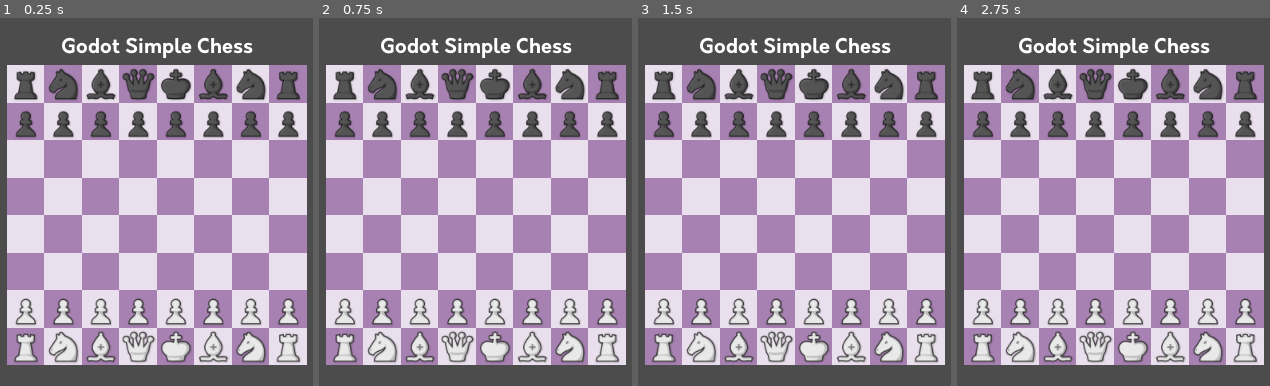
Above: before the commit, frames 1-4 (left to right).
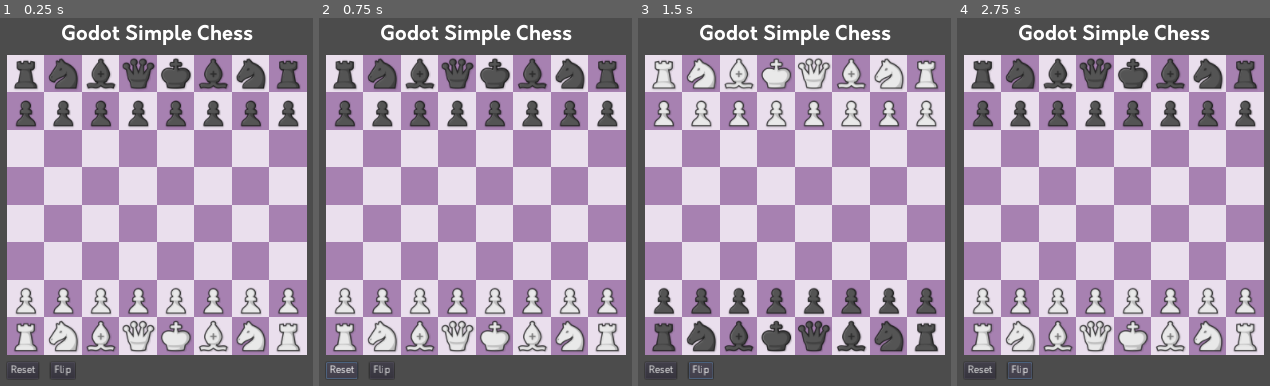
Above: after the commit, the same moments.

Repository: thearst3rd/stopwaitingforgodot-chess
Game: Godot game, scene res://src/Game.tscn
The game is run twice, just before and just after one commit, with the same random seed, the same clock (stepped at 60 frames per second) and the same inputs.
Inputs (mouse positions are in pixels of both pictures, inside the frame that each line leads up to):
- Up to frame 1 (0.25 s): no input
- Up to frame 2 (0.75 s): click (340, 371) at 0.5 s, where only the run after the commit has a clickable "Reset"
- Up to frame 3 (1.5 s): click (700, 371) at 1.25 s, where only the run after the commit has a clickable "Flip"
- Up to frame 4 (2.75 s): click (1019, 371) at 2 s, where only the run after the commit has a clickable "Flip"

The runs differ from the first frame. In frame 1, 36% of the frame differs, in the area x 2-99%, y 1-98%; in frame 2, 36%; in frame 3, 39%, in the area x 2-99%, y 1-99%; in frame 4, 36%.

Commit message:
Added reset and flip buttons

Diff:
--- a/project.godot
+++ b/project.godot
@@ -25,7 +25,6 @@
 
 [gui]
 
-theme/use_hidpi=true
 theme/custom_font="res://assets/orkney/Orkney.tres"
 
 [physics]
--- a/src/Board.gd
+++ b/src/Board.gd
@@ -6,6 +6,39 @@
 
 const Square = preload("Square.tscn")
 
+
+func setup_board():
+	for square in get_children():
+		# Hard code piece graphics for now
+		var col = "w" if square.rank < 5 else "b"
+		var piece = null
+
+		if square.rank == 2 or square.rank == 7:
+			piece = "P"
+		if square.rank == 1 or square.rank == 8:
+			match square.file:
+				1, 8: piece = "R"
+				2, 7: piece = "N"
+				3, 6: piece = "B"
+				4:    piece = "Q"
+				5:    piece = "K"
+
+		if piece != null:
+			square.get_node("Piece").texture = load("res://assets/tatiana/" + col + piece + ".svg")
+		else:
+			square.get_node("Piece").texture = null
+
+func flip_board():
+	var squares_flipped = []
+	for square in get_children():
+		squares_flipped.insert(0, square)
+		remove_child(square)
+
+	for square in squares_flipped:
+		add_child(square)
+
+
+## CALLBACKS ##
 
 func _ready():
 	for rank in range(8, 0, -1):
@@ -19,19 +52,13 @@
 			square.rank = rank
 			square.square_name = char(ord("a") - 1 + file) + str(rank)
 
-			# Hard code piece graphics for now
-			var col = "w" if rank < 5 else "b"
-			var piece = null
+			setup_board()
 
-			if rank == 2 or rank == 7:
-				piece = "P"
-			if rank == 1 or rank == 8:
-				match file:
-					1, 8: piece = "R"
-					2, 7: piece = "N"
-					3, 6: piece = "B"
-					4:    piece = "Q"
-					5:    piece = "K"
 
-			if piece != null:
-				square.get_node("Piece").texture = load("res://assets/tatiana/" + col + piece + ".svg")
+## SIGNALS ##
+
+func _on_ResetButton_pressed():
+	setup_board()
+
+func _on_FlipButton_pressed():
+	flip_board()
--- a/src/Game.tscn
+++ b/src/Game.tscn
@@ -16,9 +16,10 @@
 
 [node name="V" type="VBoxContainer" parent="."]
 margin_left = 487.0
-margin_top = 337.0
+margin_top = 316.0
 margin_right = 793.0
-margin_bottom = 383.0
+margin_bottom = 404.0
+custom_constants/separation = 12
 
 [node name="Title" type="Label" parent="V"]
 margin_right = 306.0
@@ -28,6 +29,26 @@
 align = 1
 
 [node name="Board" parent="V" instance=ExtResource( 1 )]
-margin_top = 46.0
+margin_top = 50.0
 margin_right = 306.0
-margin_bottom = 46.0
+margin_bottom = 50.0
+
+[node name="H" type="HBoxContainer" parent="V"]
+margin_top = 62.0
+margin_right = 306.0
+margin_bottom = 88.0
+custom_constants/separation = 20
+
+[node name="ResetButton" type="Button" parent="V/H"]
+margin_right = 53.0
+margin_bottom = 26.0
+text = "Reset"
+
+[node name="FlipButton" type="Button" parent="V/H"]
+margin_left = 73.0
+margin_right = 112.0
+margin_bottom = 26.0
+text = "Flip"
+
+[connection signal="pressed" from="V/H/ResetButton" to="V/Board" method="_on_ResetButton_pressed"]
+[connection signal="pressed" from="V/H/FlipButton" to="V/Board" method="_on_FlipButton_pressed"]
--- a/src/Square.gd
+++ b/src/Square.gd
@@ -41,5 +41,3 @@
 	var from_piece = data["from_square"].get_node("Piece")
 	$Piece.texture = from_piece.texture
 	from_piece.texture = null
-
-	print(data["from_square"].square_name + square_name)
